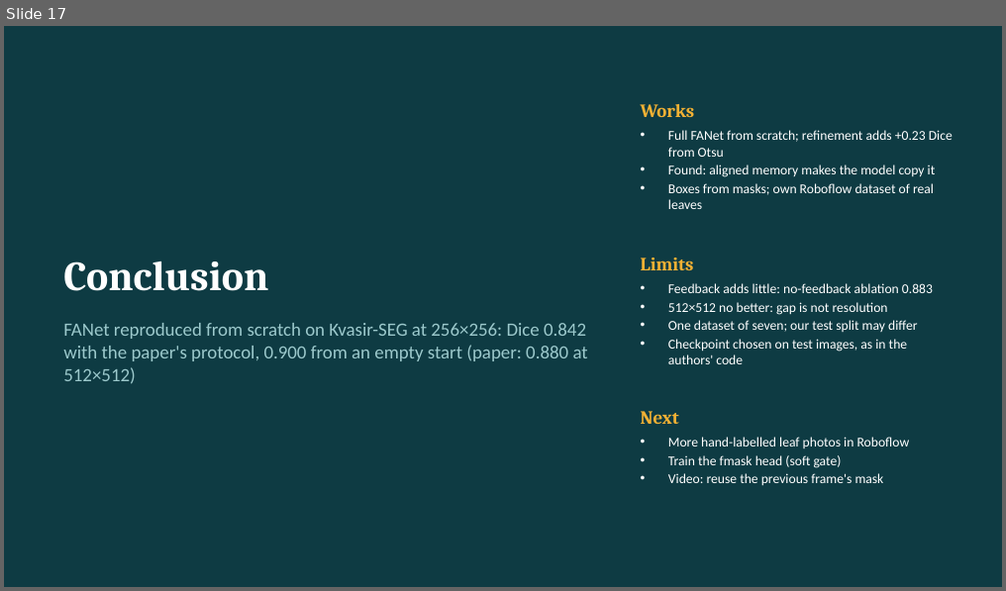
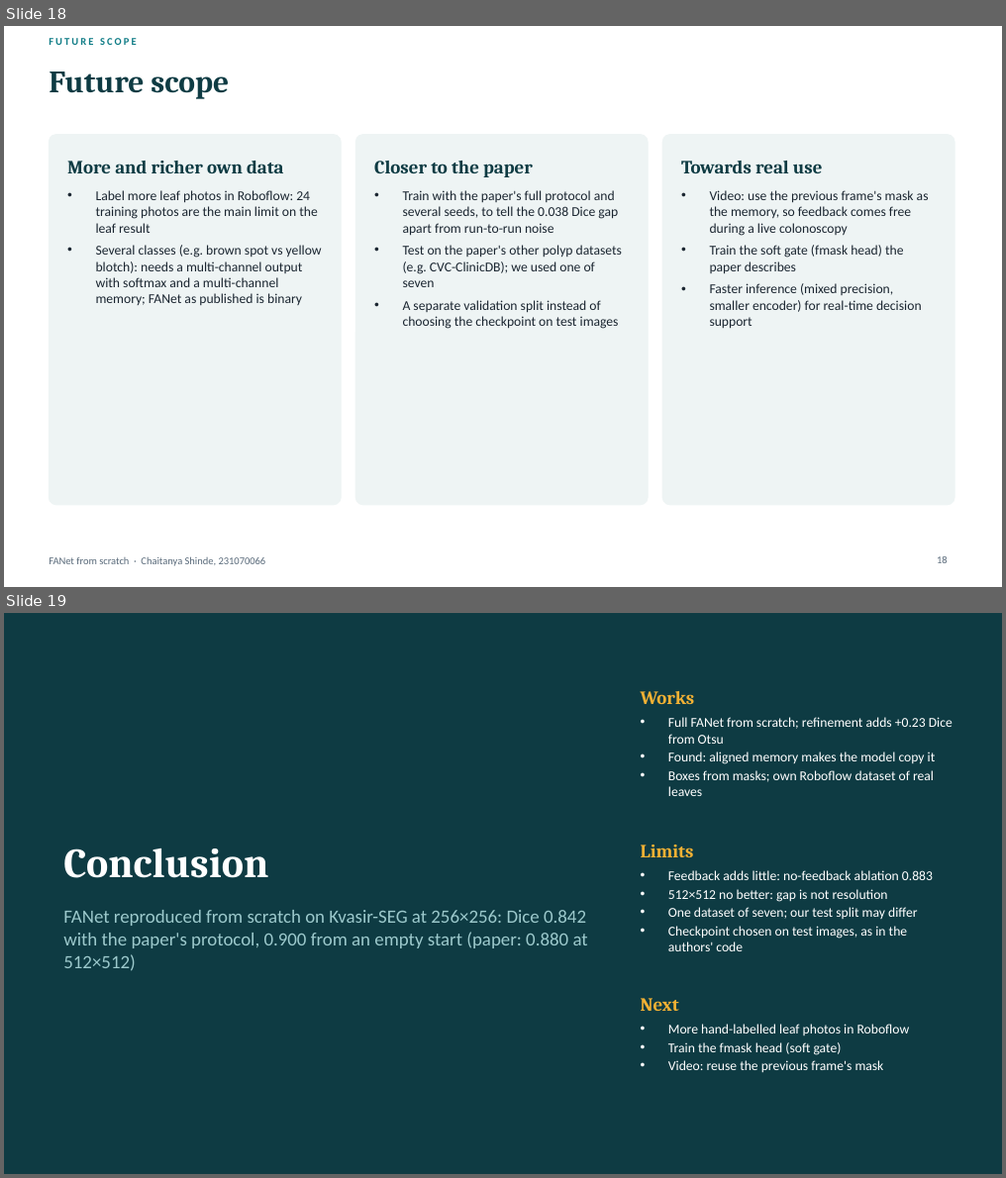
Before and after one commit to Chaitanya-666/DLproject, a slide deck: presentation/FANet_ChaitanyaShinde_231070066.pptx. Shown one above the other, each under a label of ours: slide 17 before the commit, slides 18 and 19 after it. The pictures are 1006x591 and 1006x1178 pixels, drawn with LibreOffice and Linux fonts; fonts in the diff are those of the drawing. Boxes give left, top, right and bottom in pixels: in the first picture for what was removed or moved away, otherwise in the second. Text is boxed around its words. In the diff, an @@ line names an element or a change of style, - is before the commit and + after.

Commit message:
Deck follows the PPT brief: sections Problem Statement, Proposed System, Dataset Used, Result Analysis, Future Scope; outline and Future Scope slides added (19 slides); report and book counts updated

```diff
--- a/presentation/FANet_ChaitanyaShinde_231070066.pptx
+++ b/presentation/FANet_ChaitanyaShinde_231070066.pptx
@@ slide 18 added at [4, 26, 1002, 587], background #FFFFFF @@
@@ text added at [49, 38, 137, 45], 10 pt, text #0F7C86, bold @@
+FUTURE SCOPE
@@ title added at [49, 72, 229, 99], 30 pt, text #0E3B43, bold @@
+Future scope
@@ rounded rectangle added at [49, 135, 341, 505], fill #EEF4F4, outline #EEF4F4 1 pt @@
@@ rounded rectangle added at [355, 135, 648, 505], fill #EEF4F4, outline #EEF4F4 1 pt @@
@@ rounded rectangle added at [662, 135, 954, 505], fill #EEF4F4, outline #EEF4F4 1 pt @@
@@ text added at [67, 161, 283, 174], 18 pt, text #0E3B43, bold @@
+More and richer own data
@@ text added at [374, 161, 533, 177], 18 pt, text #0E3B43, bold @@
+Closer to the paper
@@ text added at [681, 161, 823, 174], 18 pt, text #0E3B43, bold @@
+Towards real use
@@ text added at [96, 190, 322, 305], 13 pt, text #1B2631 @@
+• Label more leaf photos in Roboflow: 24 training photos are the main limit on the leaf result
+• Several classes (e.g. brown spot vs yellow blotch): needs a multi-channel output with softmax and a multi-channel memory; FANet as published is binary
@@ text added at [403, 190, 622, 329], 13 pt, text #1B2631 @@
+• Train with the paper's full protocol and several seeds, to tell the 0.038 Dice gap apart from run-to-run noise
+• Test on the paper's other polyp datasets (e.g. CVC-ClinicDB); we used one of seven
+• A separate validation split instead of choosing the checkpoint on test images
@@ text added at [710, 190, 929, 329], 13 pt, text #1B2631 @@
+• Video: use the previous frame's mask as the memory, so feedback comes free during a live colonoscopy
+• Train the soft gate (fmask head) the paper describes
+• Faster inference (mixed precision, smaller encoder) for real-time decision support
@@ text added at [49, 557, 266, 567], 10 pt, text #5A6B7B @@
+FANet from scratch · Chaitanya Shinde, 231070066
@@ page number added at [937, 557, 947, 564], 10 pt, text #5A6B7B @@
+18
@@ what was slide 17 is now slide 19 @@
```
Also in this commit, not shown: 15 slides changed, 1 other slide added, 5 other files.
